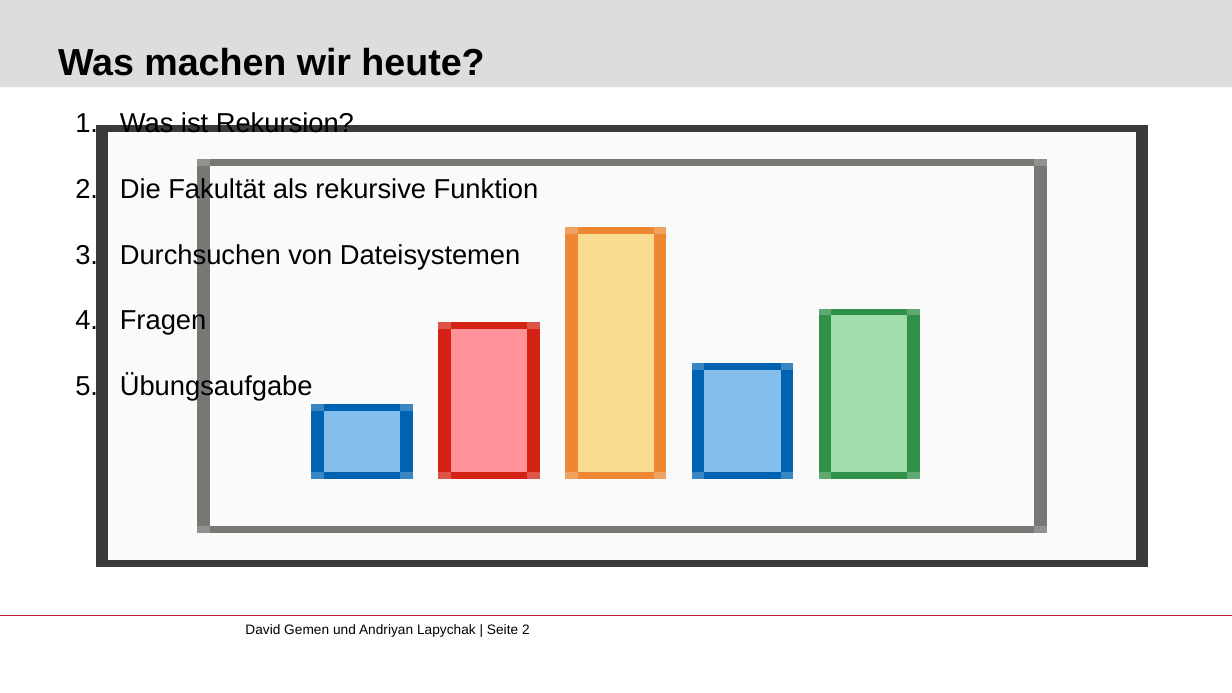
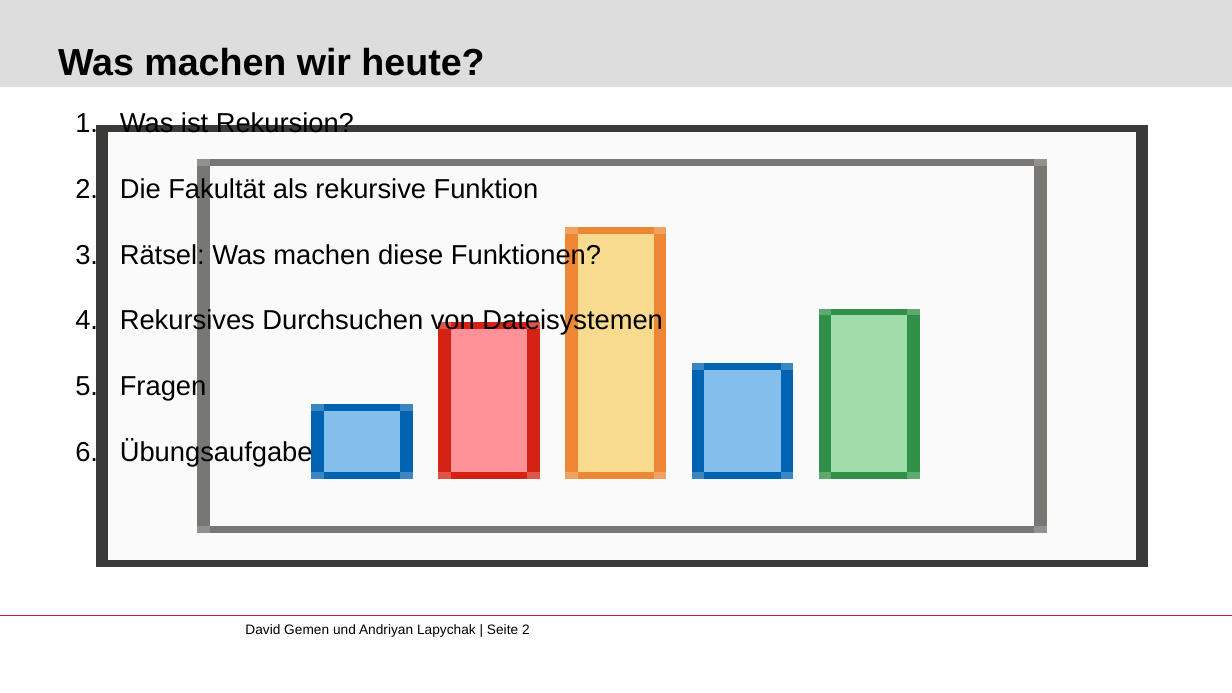
Before and after one commit to gemdav/Programmieren-1-Tutorium, a slide deck: slide 2 of slides/08_recursion_1.pptx. Drawn at 1232x693 pixels with LibreOffice and Linux fonts; fonts in the diff are those of the drawing; background and template pictures are left out. Boxes give left, top, right and bottom in pixels: in the first picture for what was removed or moved away, otherwise in the second. Text is boxed around its words. In the diff, an @@ line names an element or a change of style, - is before the commit and + after.

```diff
--- a/slides/08_recursion_1.pptx
+++ b/slides/08_recursion_1.pptx
@@ text at (x1=120, y1=242, x2=662, y2=335): text changed @@
-3. Durchsuchen von Dateisystemen
+3. Rätsel: Was machen diese Funktionen?
+4. Rekursives Durchsuchen von Dateisystemen
```
Also in this commit, not shown: 5 other slides changed, 1 slide added, 21 other files.
